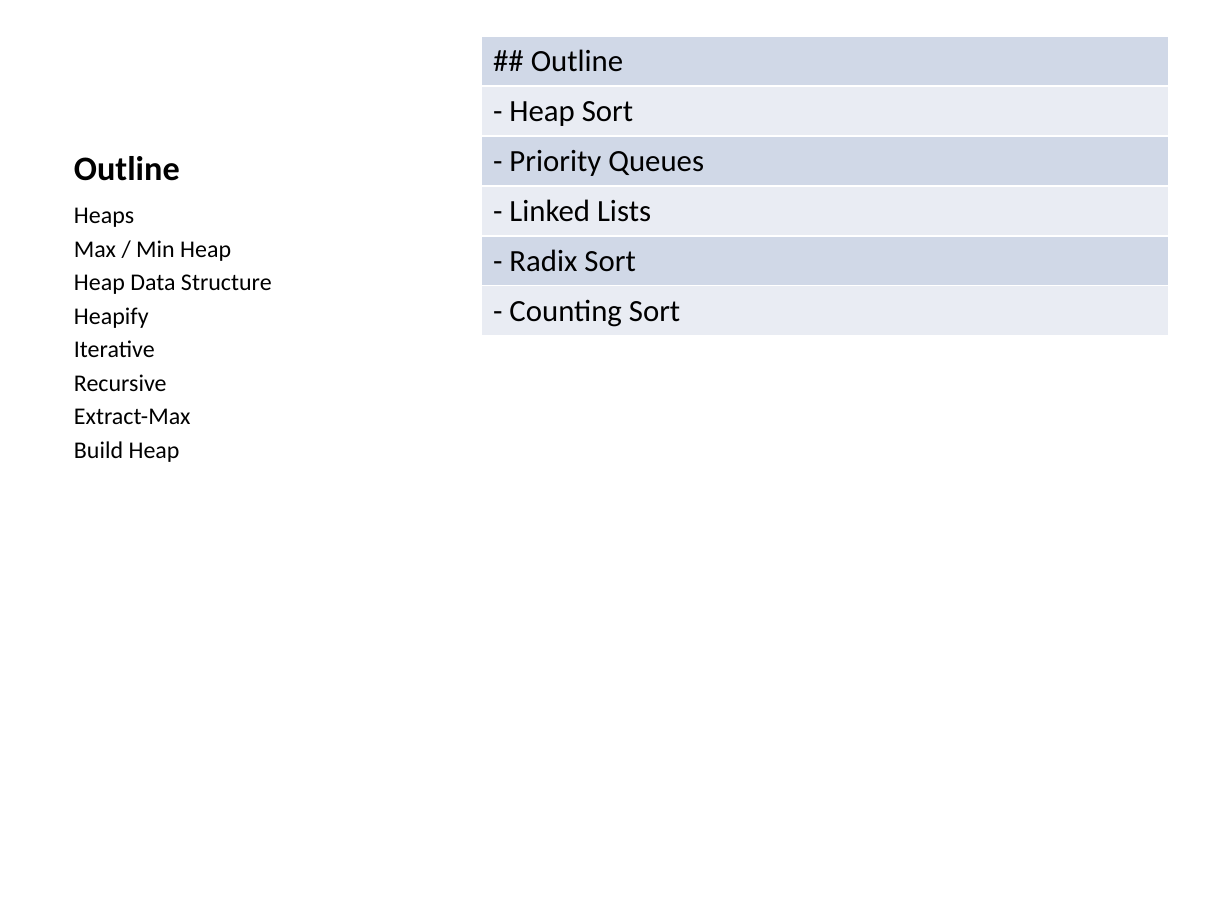
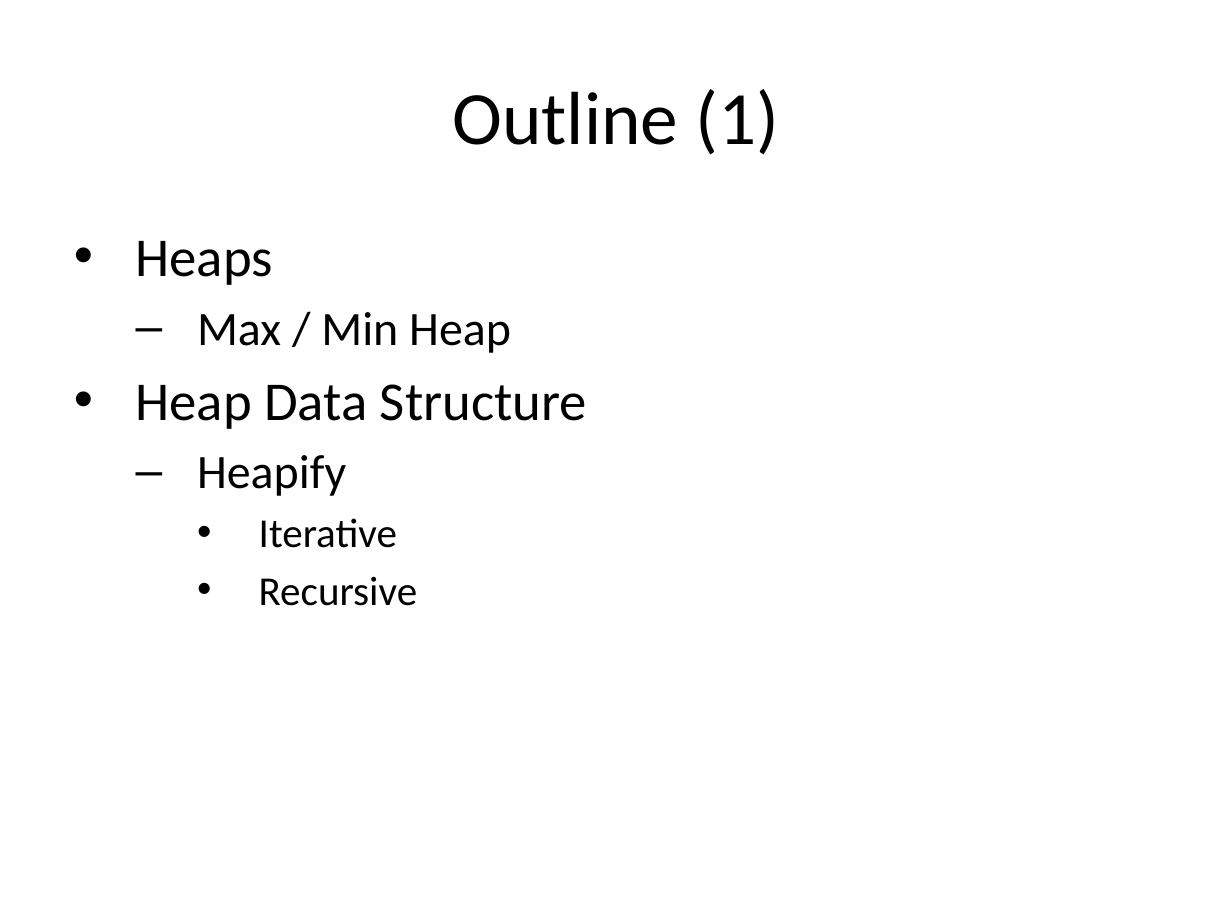
Before and after one commit to ucoruh/ce100-algorithms-and-programming-II, a slide deck: slide 5 of docs/week-4/ce100-week-4-heap.md_word.pptx. Drawn at 1232x924 pixels with LibreOffice and Linux fonts; fonts in the diff are those of the drawing. Boxes give left, top, right and bottom in pixels: in the first picture for what was removed or moved away, otherwise in the second. Text is boxed around its words. In the diff, an @@ line names an element or a change of style, - is before the commit and + after.

```diff
--- a/docs/week-4/ce100-week-4-heap.md_word.pptx
+++ b/docs/week-4/ce100-week-4-heap.md_word.pptx
@@ title "Outline (1)" at (452, 89, 779, 155): vertical alignment bottom to middle @@
@@ table removed at (480, 36, 1168, 823), 6 rows, 1 columns @@
-## Outline
-- Heap Sort
-- Priority Queues
-- Linked Lists
-- Radix Sort
-- Counting Sort
@@ title at (452, 89, 779, 155): text changed; size 20 to 44 pt; bold off @@
-Outline
+Outline (1)
@@ text "Heaps": place and size @@
-text "Heaps" at (74, 207, 272, 462)
+text "Heaps" at (136, 241, 587, 606)
@@ text "Heaps" at (136, 241, 587, 606): size 14 to 32 pt in "Heaps", "Heap Data Structure"; size 14 to 28 pt in "Max / Min Heap", "Heapify"; size 14 to 24 pt in "Iterative", "Recursive"; bullet none to •; more space between paragraphs; bullet none to –; list level 1 to 2 in "Max / Min Heap"; list level 1 to 2 in "Heapify"; list level 1 to 3 in "Iterative"; list level 1 to 3 in "Recursive" @@
@@ text at (74, 408, 191, 462): paragraphs removed @@
-Extract-Max
-Build Heap
```
Also in this commit, not shown: 1 other slide changed, 33 slides added, 25 other files.
